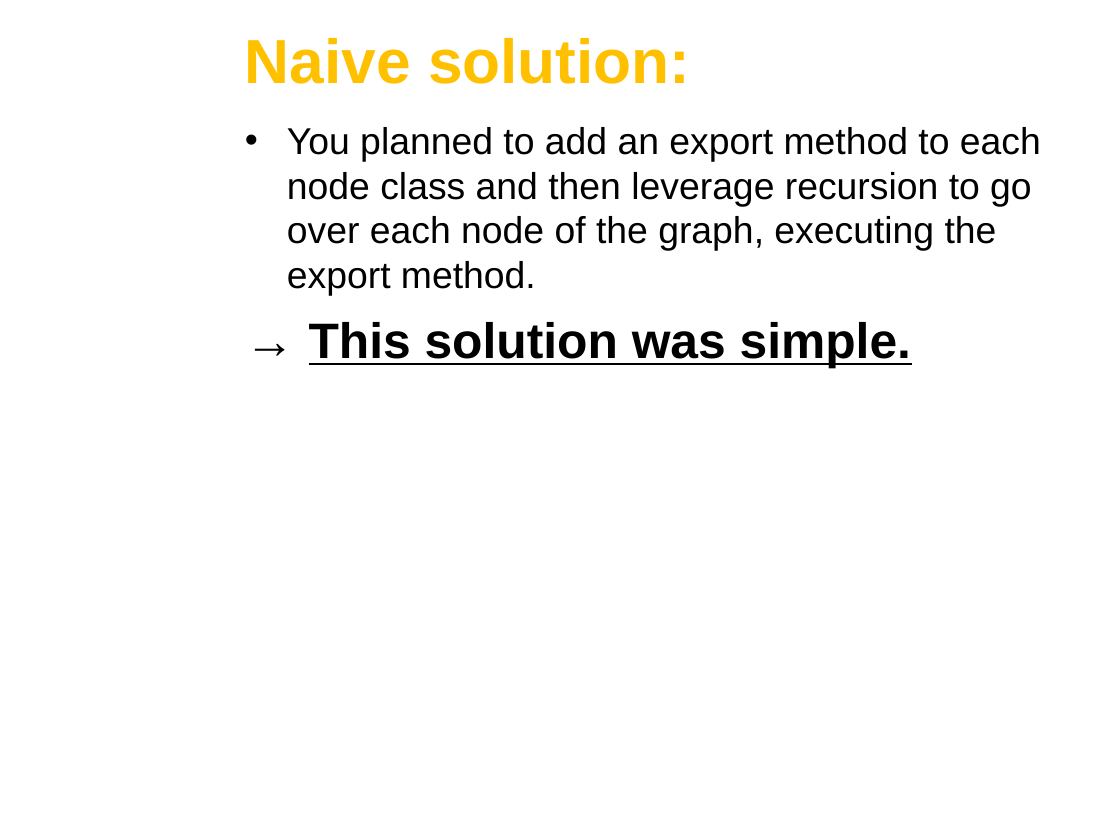
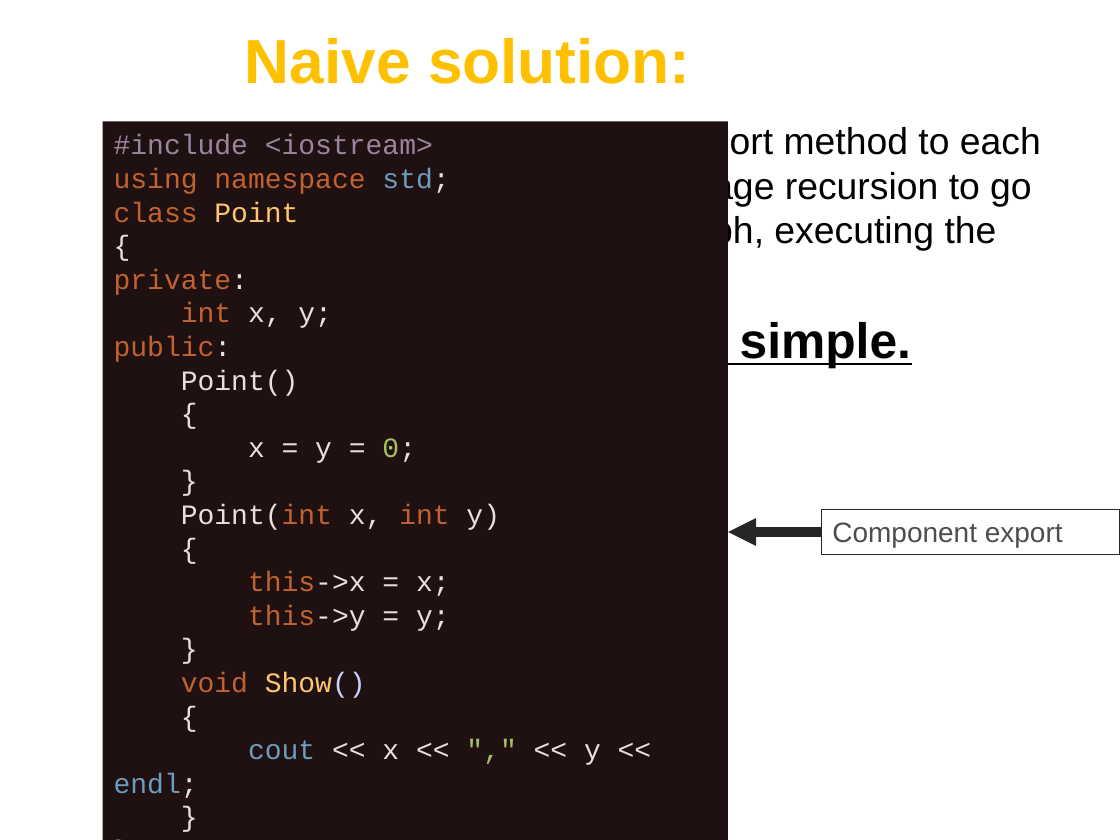
Before and after one commit to VThanhPhuc/CS202-Group-9, a slide deck: slide 6 of Design Pattern.pptx. Drawn at 1120x840 pixels with LibreOffice and Linux fonts; fonts in the diff are those of the drawing; background and template pictures are left out. Boxes give left, top, right and bottom in pixels: in the first picture for what was removed or moved away, otherwise in the second. Text is boxed around its words. In the diff, an @@ line names an element or a change of style, - is before the commit and + after.

```diff
--- a/Design Pattern.pptx
+++ b/Design Pattern.pptx
@@ rectangle added at (103, 121, 728, 840), fill #1F1111, 18 pt, text #E6E1DC @@
+#include <iostream>
+using namespace std;
+class Point
+{
+private:
+int x, y;
+public:
+Point()
+{
+x = y = 0;
+}
+Point(int x, int y)
+{
+this->x = x;
+this->y = y;
+}
+void Show()
+{
+cout << x << "," << y << endl;
+}
+};
@@ arrow added from (821, 532) to (728, 532), #262626 6 pt @@
@@ rectangle added at (821, 510, 1120, 554), outline #262626 0.75 pt, 18 pt, text #4D4D4D @@
+Component export
```
Also in this commit, not shown: 9 slides added.
